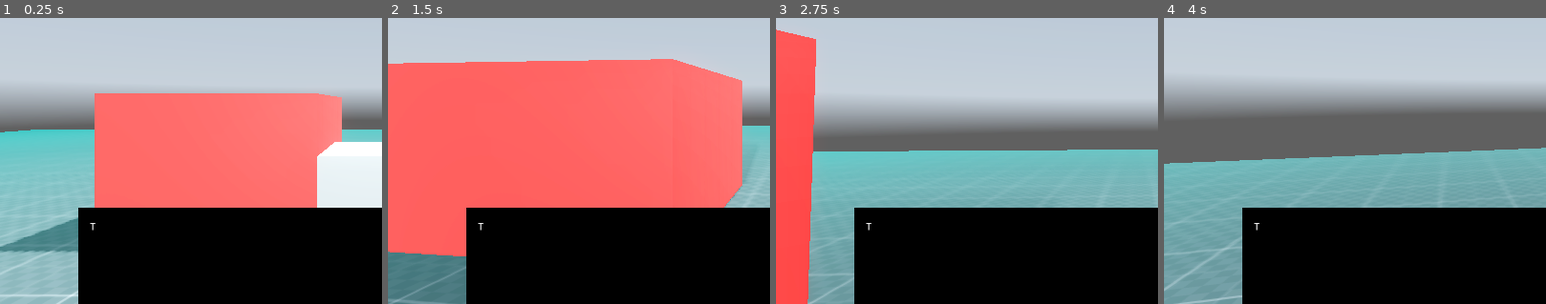
Above: before the commit, frames 1-4 (left to right).
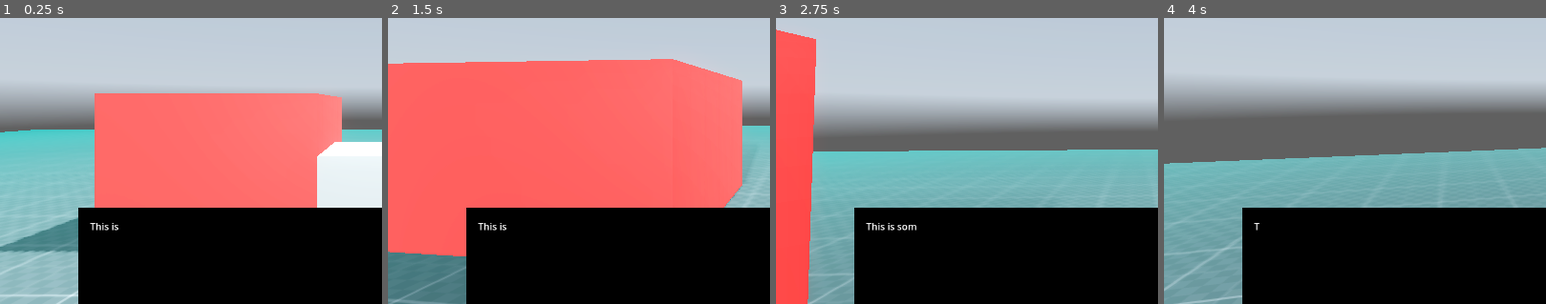
Above: after the commit, the same moments.

Repository: CarpetBakery/ThreeEnds
Game: Godot game, scene res://maps/test/mpTest1.tscn
Two runs of this game, one before a commit and one after it. Both use one fixed random seed, a clock stepped at 60 frames per second and the inputs below. A sky picture missing from this copy of the repository is replaced by a grey-blue gradient.
Inputs (mouse positions are % of the whole screen's width and height, from its top left):
- Up to frame 1 (0.25 s): no input
- Up to frame 2 (1.5 s): tap Enter (ui_accept) at 0.5, 0.77 s; move the mouse to (55, 50) at 0.52 s; hold Space 0.53-1.28 s; hold W (forward) from 0.53 s (still down); click (55, 50) at 0.67 s; move the mouse to (45, 50) at 1.27 s; tap Ctrl (crouch) at 1.35 s
- Up to frame 3 (2.75 s): keep holding W (forward); tap Enter (ui_accept) at 1.52 s; tap Space at 1.55, 2.3 s; move the mouse to (52, 48) at 2.02 s; hold Alt (free_look) from 2.03 s (still down)
- Up to frame 4 (4 s): keep holding W (forward); move the mouse to (49, 52) at 2.77 s; release Alt (free_look) at 2.78 s; tap Shift (sprint) at 2.85 s; click (49, 52) at 2.92 s; tap Enter (ui_accept) at 3.02, 3.77 s; tap Space at 3.05 s; move the mouse to (57, 51) at 3.52 s; hold Space from 3.53 s (still down)
The pictures show only the part of the screen within x 0-50%, y 35-85%; the shares and areas given below are measured in that part.

The runs differ from the first frame. In frame 1, less than 0.1% of the frame differs, in the area x 25-31%, y 71-75%; in frame 2, less than 0.1%; in frame 3, 0.2%, in the area x 25-37%, y 71-75%; in frame 4, nothing differs.

Commit message:
don't print dialogue while we're already printing

Diff:
--- a/scripts/DialogManager.gd
+++ b/scripts/DialogManager.gd
@@ -6,9 +6,10 @@
 @onready var speaker: AudioStreamPlayer2D = $AudioStreamPlayer2D
 
 # Export vars
-@export var speed : float = 10
+@export var speed : float = 0.02
 
-var delay : float = 0
+var delay : float = 0		## For pausing text
+var printing: bool = false	## Are we currently printing?
 
 func _ready() -> void:
 	# Don't show any characters
@@ -24,7 +25,12 @@
 	dialogLabel.visible_characters = 0
 
 func printText():
-	while true:
+	# Don't try to start printing again if we're already doing it
+	if printing:
+		return
+
+	printing = true
+	while printing:
 		# Add a letter to the end
 		dialogLabel.visible_characters += 1
 
@@ -33,6 +39,7 @@
 
 		# Exit if we're finshed printing the string
 		if dialogLabel.visible_ratio >= 1:
+			printing = false
 			break
-
 		await get_tree().create_timer(speed, false).timeout
+	print_debug("Finshed printing")
